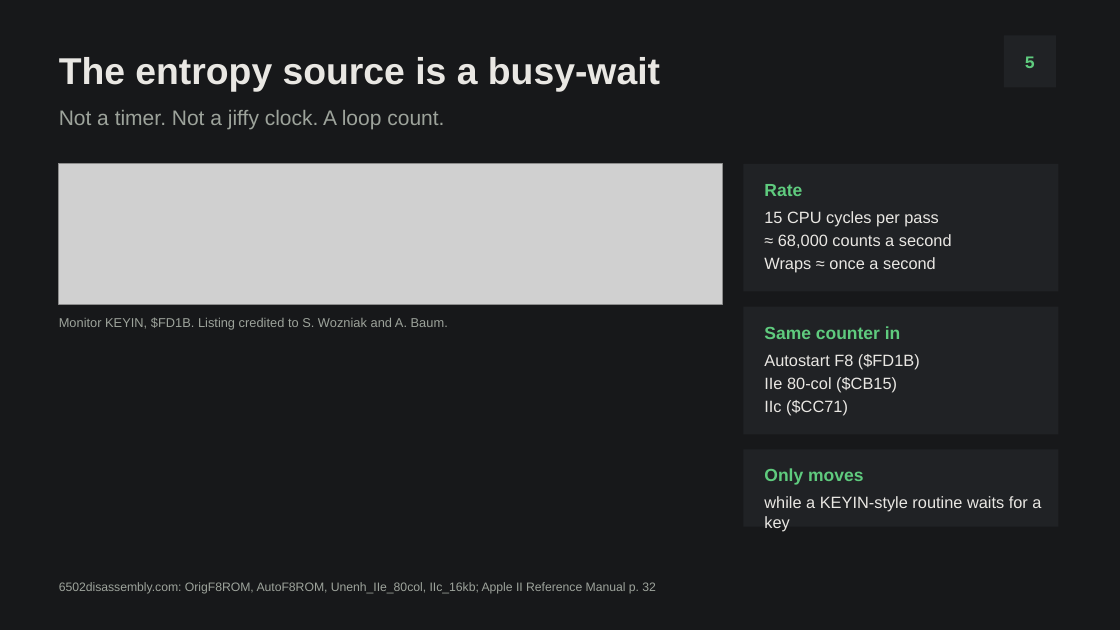
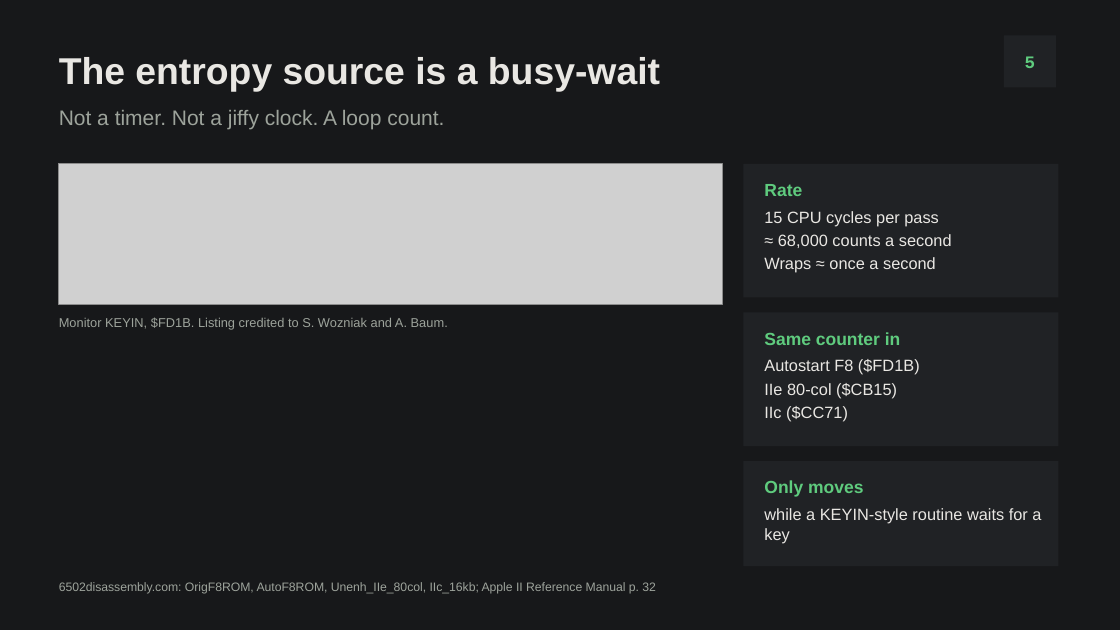
Before and after one commit to seanmichclarke/apple-ii, a slide deck: slide 6 of deliverables/02_new_deck/Applesoft_Loaded_Dice_EXPANDED.pptx. Drawn at 1120x630 pixels with LibreOffice and Linux fonts; fonts in the diff are those of the drawing; grey boxes stand for pictures. Boxes give left, top, right and bottom in pixels: in the first picture for what was removed or moved away, otherwise in the second. Text is boxed around its words. In the diff, an @@ line names an element or a change of style, - is before the commit and + after.

```diff
--- a/deliverables/02_new_deck/Applesoft_Loaded_Dice_EXPANDED.pptx
+++ b/deliverables/02_new_deck/Applesoft_Loaded_Dice_EXPANDED.pptx
@@ rectangle: place and size @@
-rectangle at (744,307,1059,434)
+rectangle at (744,313,1059,446)
@@ text "Same counter in": place and size @@
-text "Same counter in" at (764,326,920,415)
+text "Same counter in" at (764,332,920,421)
@@ rectangle: place and size @@
-rectangle at (744,450,1059,527)
+rectangle at (744,461,1059,566)
@@ text "Only moves": place and size @@
-text "Only moves" at (764,468,1041,532)
+text "Only moves" at (764,480,1041,543)
```
Also in this commit, not shown: 5 other slides changed, 4 other files.
